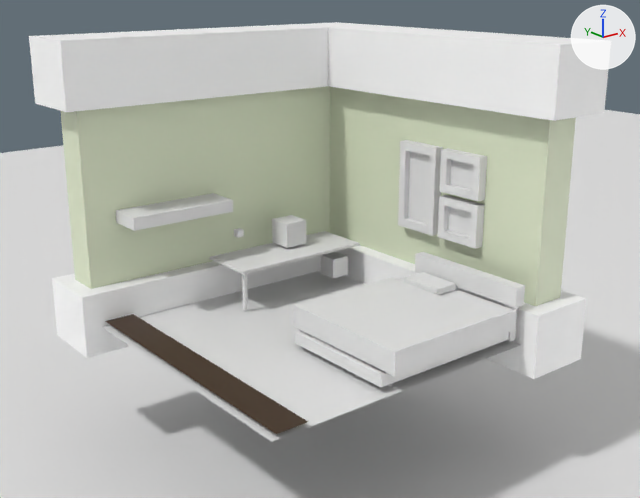
The glTF model public/myroom.gltf as it was, and as the next commit left it.
The view is the same before and after, from a 50 mm camera at (-3.23, -4.16, 2.19) aimed at (0.11, 0.02, 0.52). Every picture has the same lights, and +X, +Y and +Z are marked at upper right. Where no turn or scale is listed for an object, it has been applied to the vertices. Vertices at the same position are counted once.

The first picture shows 'baseboard', 'blanket', 'desktop', 'floor', 'floor boards', 'frames', 'headboard', 'matress', 'pillows', 'shelf', 'walls', 'world floor'.
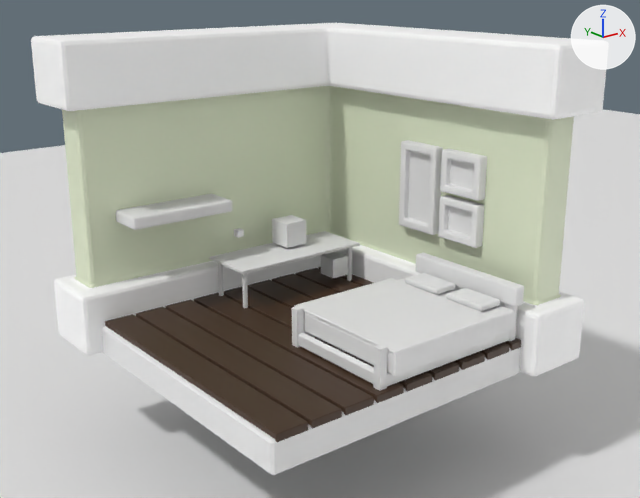
Changed parts and their boxes [x1, y1, x2, y2] in the pictures (640 x 498 px):
'walls', reshaped: before [29, 22, 611, 379]; after [31, 23, 609, 376]
'floor', reshaped: before [102, 270, 520, 442]; after [102, 326, 521, 475]
'floor boards', reshaped (104% wider, 45% taller): before [105, 314, 308, 434]; after [105, 267, 521, 442]
part 2 of me_plane_002, added (brown): after [136, 307, 342, 429]
part 3 of me_plane_002, added (brown): after [166, 300, 374, 415]
part 4 of me_plane_002, added (brown): after [194, 293, 404, 403]
part 5 of me_plane_002, added (brown): after [224, 287, 432, 392]
part 6 of me_plane_002, added: after [247, 280, 459, 381]
part 7 of me_plane_002, added: after [272, 274, 485, 370]
part 8 of me_plane_002, added: after [296, 268, 509, 360]
part 9 of me_plane_002, added: after [319, 267, 521, 350]
part 10 of me_plane_002, added (brown): after [105, 314, 308, 442]

The change, as a diff of the scene's bpy script:
```diff
--- a/public/myroom.gltf.py
+++ b/public/myroom.gltf.py
@@ me_plane @@
 # used by ob_floor; location = (0.0, 0.0, 0.0)
-me_plane.from_pydata(...)  # 4 vertices, 2 faces; spans x -1.0..1.0, y -1.0..1.0, z 0.0
+me_plane.from_pydata(...)  # 24 vertices, 44 faces; spans x -1.0..1.0, y -1.0..1.0, z -0.2..0.0
+# me_plane part 1: the whole mesh is rebuilt
@@ me_plane_002 @@
 # used by ob_floor_boards; location = (-0.871, 0.0, 0.032)
-me_plane_002.from_pydata(...)  # 4 vertices, 2 faces; spans x -0.1..0.1, y -1.0..1.0, z 0.0
+me_plane_002.from_pydata(...)  # 216 vertices, 396 faces; spans x -0.1..1.87, y -1.0..1.0, z -0.05..0.0
+# me_plane_002 part 2: a new loose piece of 24 vertices spanning x 0.12..0.32, y -1.0..1.0, z -0.05..0.0, in mat_material_002 (brown #412b1a)
+# me_plane_002 part 3: a new loose piece of 24 vertices spanning x 0.34..0.54, y -1.0..1.0, z -0.05..0.0, in mat_material_002 (brown #412b1a)
+# me_plane_002 part 4: a new loose piece of 24 vertices spanning x 0.56..0.76, y -1.0..1.0, z -0.05..0.0, in mat_material_002 (brown #412b1a)
+# me_plane_002 part 5: a new loose piece of 24 vertices spanning x 0.78..0.99, y -1.0..1.0, z -0.05..0.0, in mat_material_002 (brown #412b1a)
+# me_plane_002 part 6: a new loose piece of 24 vertices spanning x 1.01..1.21, y -1.0..1.0, z -0.05..0.0, in mat_material_002 (brown #412b1a)
+# me_plane_002 part 7: a new loose piece of 24 vertices spanning x 1.23..1.43, y -1.0..1.0, z -0.05..0.0, in mat_material_002 (brown #412b1a)
+# me_plane_002 part 8: a new loose piece of 24 vertices spanning x 1.45..1.65, y -1.0..1.0, z -0.05..0.0, in mat_material_002 (brown #412b1a)
+# me_plane_002 part 9: a new loose piece of 24 vertices spanning x 1.67..1.87, y -1.0..1.0, z -0.05..0.0, in mat_material_002 (brown #412b1a)
+# me_plane_002 part 10: 20 vertices added at x -0.1..0.1, y -1.0..1.0, z -0.05..0.0
 me_plane_002.materials.append(mat_material_002)
@@ me_cube_001 @@
 # used by ob_walls; location = (0.0, 0.0, 0.0)
-me_cube_001.from_pydata(...)  # 48 vertices, 92 faces; spans x -1.11..1.36, y -1.11..1.36, z -0.19..1.81
+me_cube_001.from_pydata(...)  # 264 vertices, 524 faces; spans x -1.11..1.36, y -1.11..1.36, z -0.19..1.81
+# me_cube_001 part 11: 36 vertices removed from x -1.11..1.36, y -1.11..1.36, z -0.19..1.81; 252 vertices added at x -1.11..1.36, y -1.11..1.36, z -0.19..1.81
 me_cube_001.materials.append(mat_walls)
```
